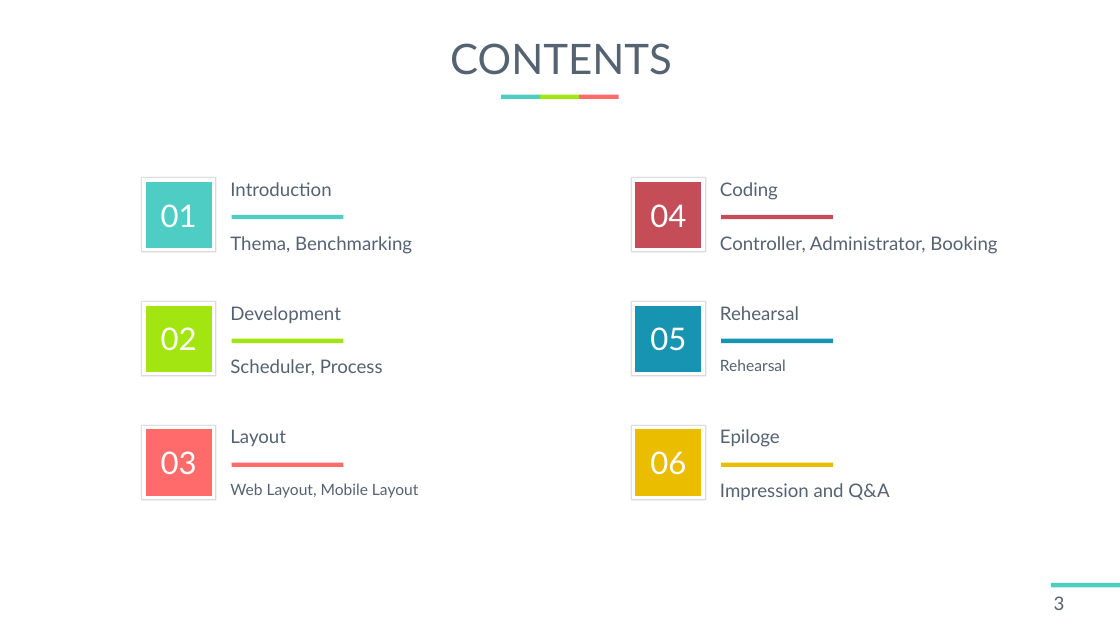
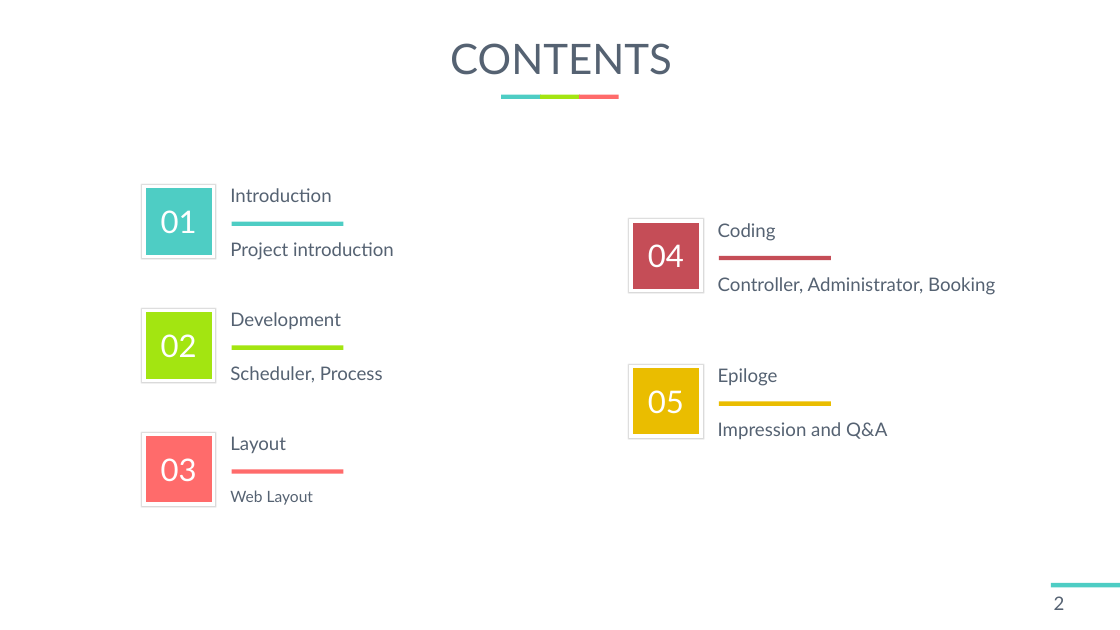
Before and after one commit to LouisKisaragi/BB-Bank, a slide deck: slide 2 of report/BB PANK 발표자료.pptx (slide 3 before the commit). Drawn at 1120x630 pixels with LibreOffice and Linux fonts; fonts in the diff are those of the drawing. Boxes give left, top, right and bottom in pixels: in the first picture for what was removed or moved away, otherwise in the second. Text is boxed around its words. In the diff, an @@ line names an element or a change of style, - is before the commit and + after.

```diff
--- a/report/BB PANK 발표자료.pptx
+++ b/report/BB PANK 발표자료.pptx
@@ text "Coding": place and size @@
-text "Coding" at [720,182,778,200]
+text "Coding" at [718,223,776,241]
@@ 2 rectangles, 1 text: place and size @@
-2 rectangles, 1 text at [633,180,833,249]
+2 rectangles, 1 text at [631,221,831,290]
@@ text at [230,242,394,260]: text changed @@
-Thema, Benchmarking
+Project introduction
@@ text "Controller, Administrator, Booking": place and size @@
-text "Controller, Administrator, Booking" at [720,236,997,254]
+text "Controller, Administrator, Booking" at [718,277,995,295]
@@ text "Epiloge": place and size @@
-text "Epiloge" at [720,429,780,447]
+text "Epiloge" at [718,368,778,386]
@@ rectangle: place and size @@
-rectangle at [633,428,703,497]
+rectangle at [631,366,701,436]
@@ text "05": place and size @@
-text "05" at [650,327,686,351]
+text "05" at [648,390,684,414]
@@ text "Impression and Q&A": place and size @@
-text "Impression and Q&A" at [720,483,889,500]
+text "Impression and Q&A" at [718,422,887,439]
@@ rectangle: place and size @@
-rectangle at [721,463,833,467]
+rectangle at [719,402,831,406]
@@ 7 texts, 6 rectangles: place and size @@
-7 texts, 6 rectangles at [144,180,383,497]
+7 texts, 6 rectangles at [144,186,383,504]
@@ group removed at [633,304,833,475]: 3 texts, 2 rectangles @@
-Rehearsal
-Rehearsal
-06
@@ text at [230,490,313,505]: text changed @@
-Web Layout, Mobile Layout
+Web Layout
@@ page number at [1054,596,1065,610]: text changed @@
-3
+2
```
Also in this commit, not shown: 7 other slides changed, 5 slides added, 8 slides removed, 1 other file.
